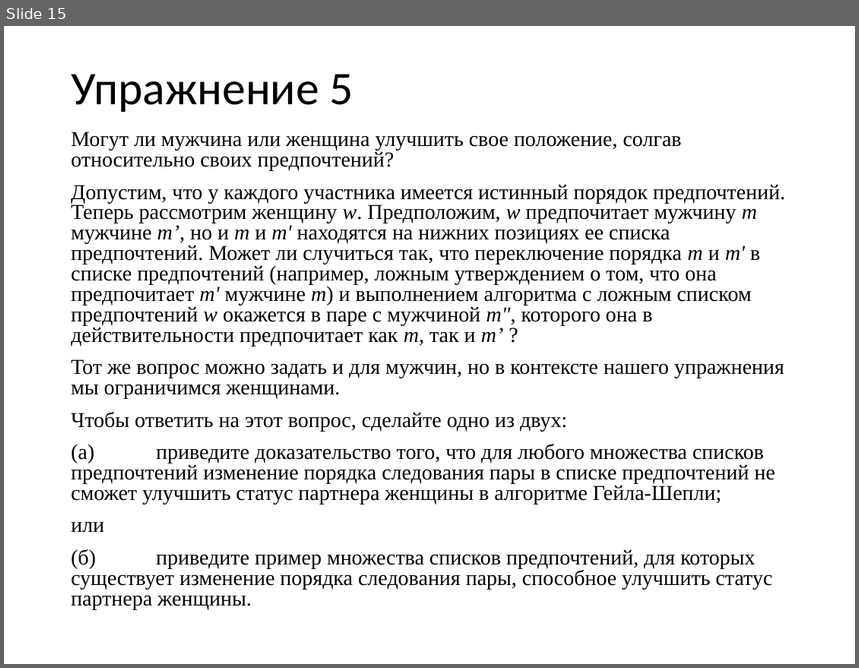
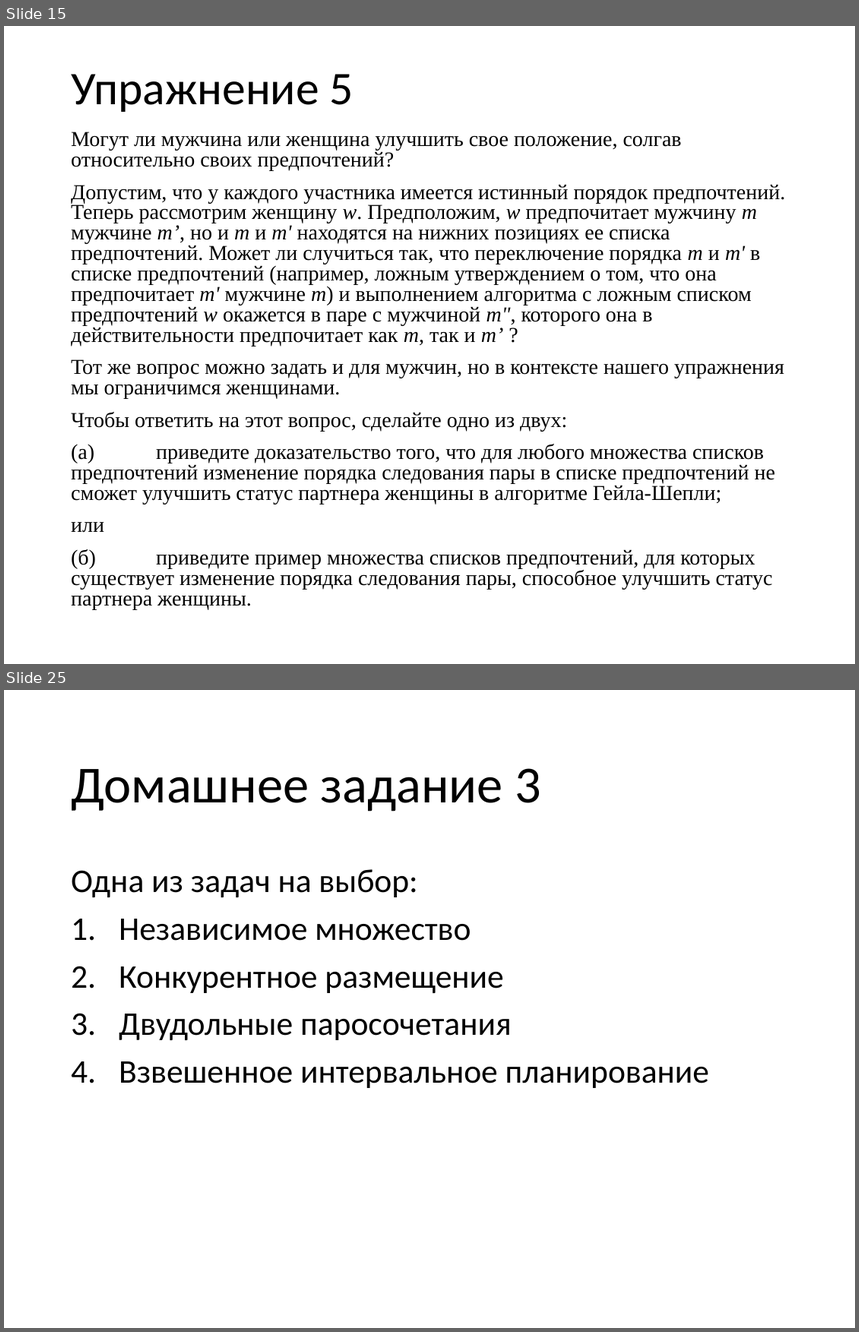
Before and after one commit to sudakov/algo-lab, a slide deck: practice.pptx. Shown one above the other, each under a label of ours: slide 15 before the commit, slides 15 and 25 after it; the slides between them are not shown. The pictures are 859x668 and 859x1332 pixels, drawn with LibreOffice and Linux fonts; fonts in the diff are those of the drawing. Boxes give left, top, right and bottom in pixels: in the first picture for what was removed or moved away, otherwise in the second. Text is boxed around its words. In the diff, an @@ line names an element or a change of style, - is before the commit and + after.

```diff
--- a/practice.pptx
+++ b/practice.pptx
@@ slide 25 added at (4, 690, 855, 1328), background #FFFFFF @@
@@ title added at (71, 768, 541, 812), 44 pt, text #000000 @@
+Домашнее задание 3
@@ text added at (71, 869, 709, 1088), 28 pt, text #000000 @@
+Одна из задач на выбор:
+1. Независимое множество
+2. Конкурентное размещение
+3. Двудольные паросочетания
+4. Взвешенное интервальное планирование
```
Also in this commit, not shown: 1 slide changed, 14 other slides added, 1 other file.
